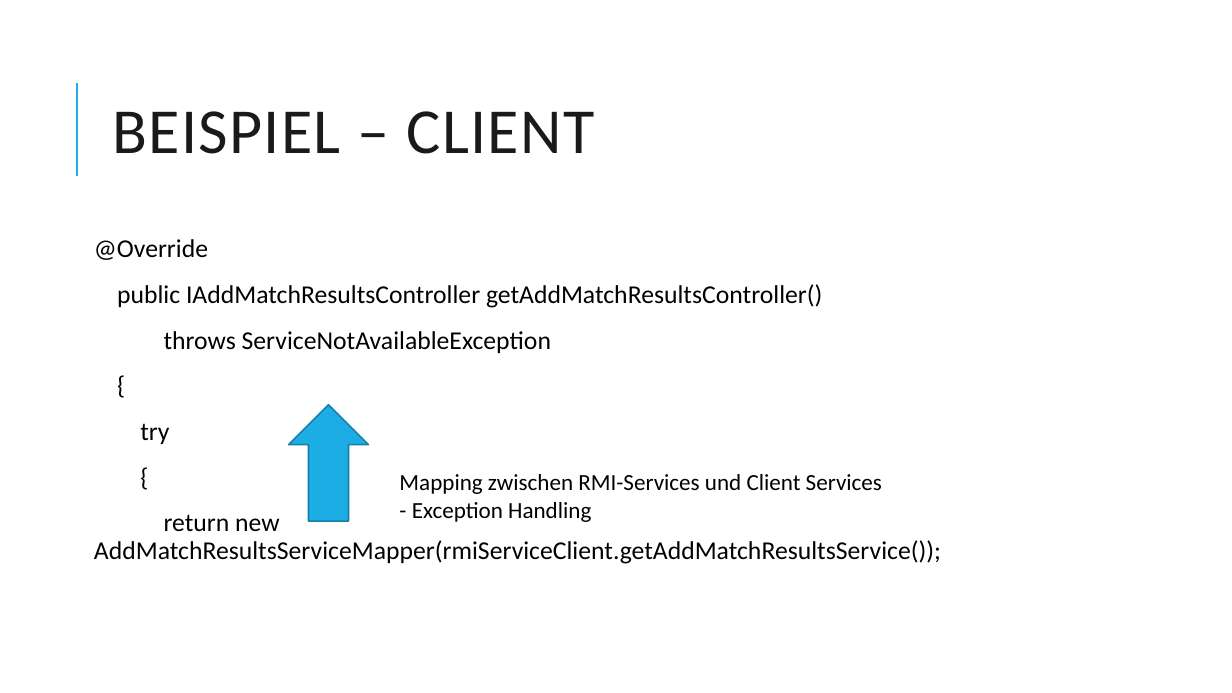
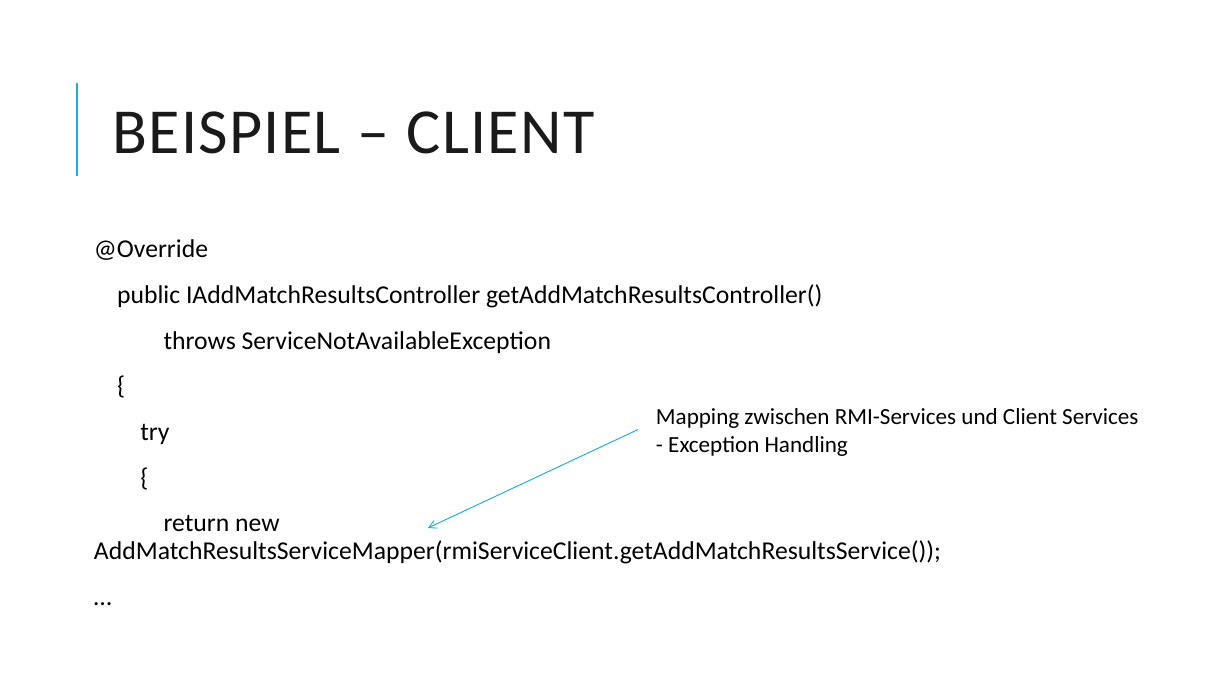
Before and after one commit to Dabjazz/SportsClubManager, a slide deck: slide 9 of Presentation/Presentation.pptx. Drawn at 1232x693 pixels with LibreOffice and Linux fonts; fonts in the diff are those of the drawing. Boxes give left, top, right and bottom in pixels: in the first picture for what was removed or moved away, otherwise in the second. Text is boxed around its words. In the diff, an @@ line names an element or a change of style, - is before the commit and + after.

```diff
--- a/Presentation/Presentation.pptx
+++ b/Presentation/Presentation.pptx
@@ text at <box>94,239,941,564</box>: paragraph added @@
+…
@@ up arrow removed at <box>288,405,369,521</box> @@
@@ text "Mapping zwischen RMI-Services und Client ...": place and size @@
-text "Mapping zwischen RMI-Services und Client ..." at <box>399,474,882,522</box>
+text "Mapping zwischen RMI-Services und Client ..." at <box>656,408,1138,456</box>
@@ arrow added from (638, 430) to (428, 528), #1CADE4 0.75 pt @@
```
Also in this commit, not shown: 3 other slides changed.
